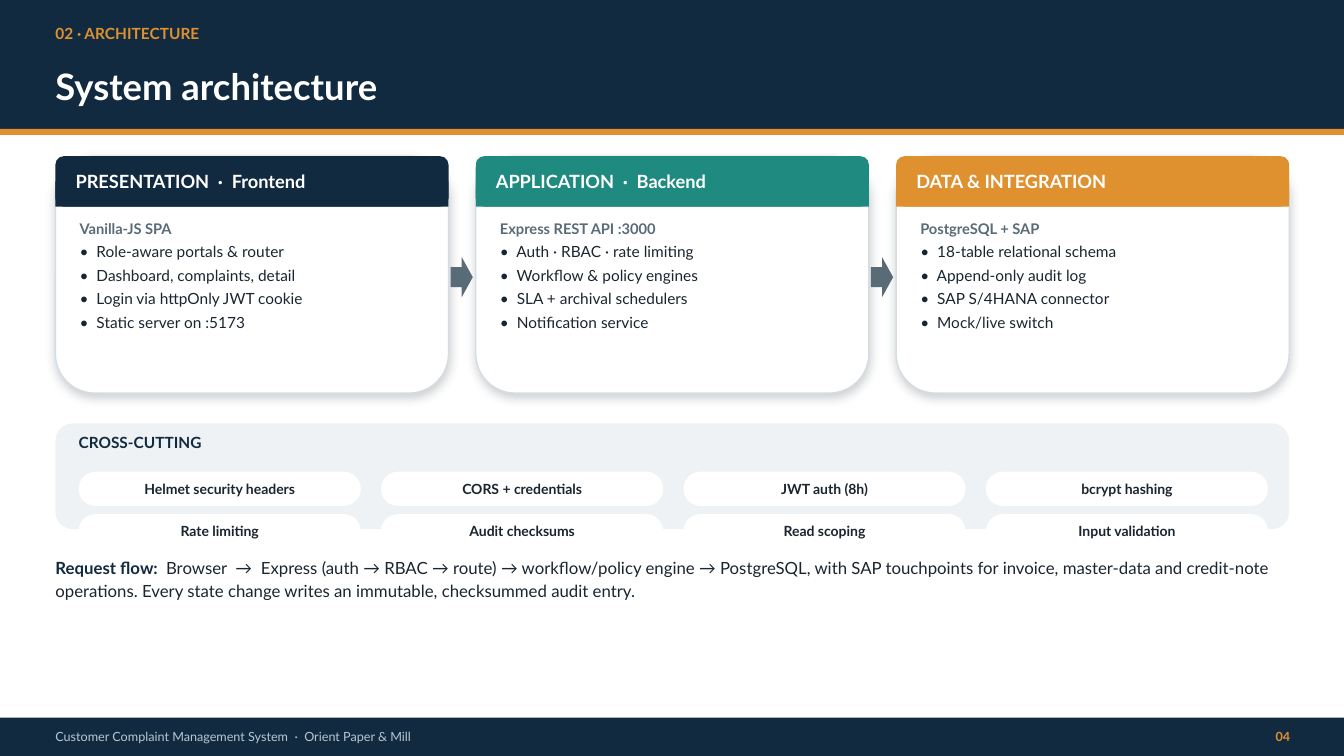
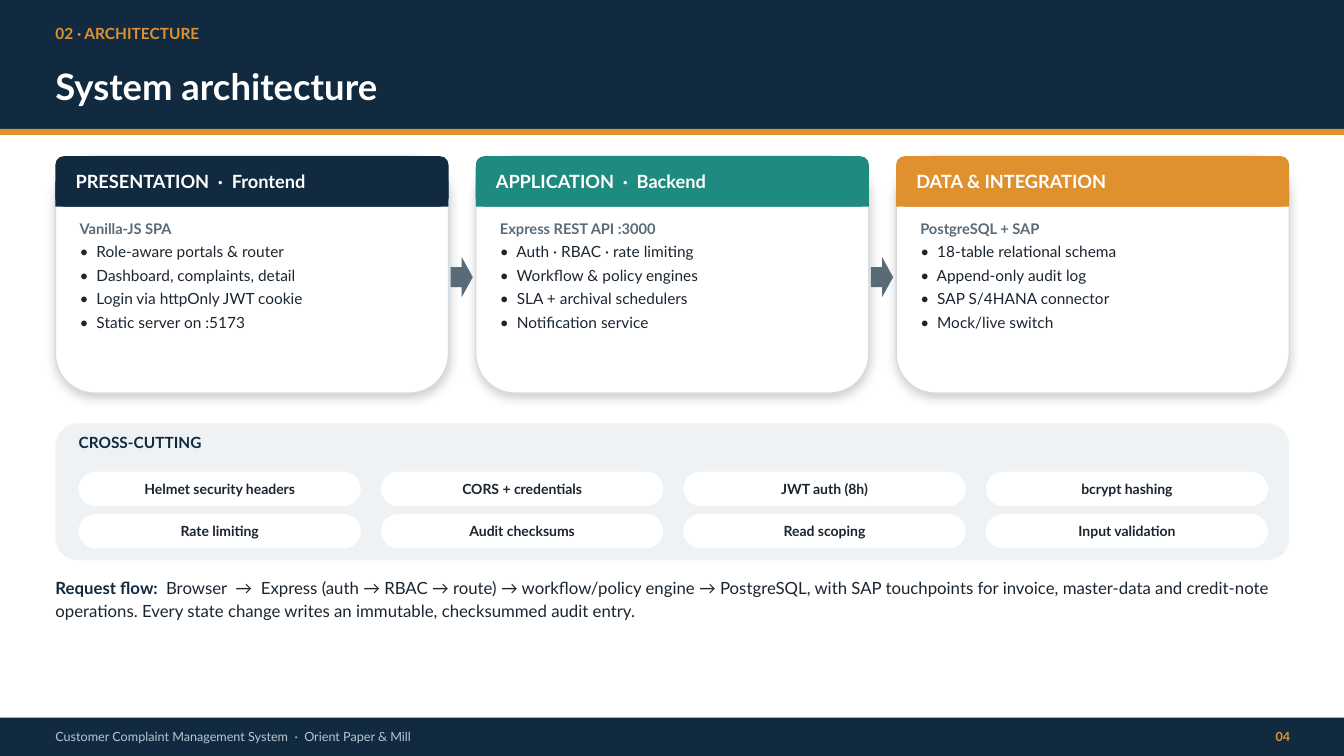
Before and after one commit to Keshavjain12/CCMS, a slide deck: slide 5 of CCMS-Presentation.pptx. Drawn at 1344x756 pixels with LibreOffice and Linux fonts; fonts in the diff are those of the drawing. Boxes give left, top, right and bottom in pixels: in the first picture for what was removed or moved away, otherwise in the second. Text is boxed around its words. In the diff, an @@ line names an element or a change of style, - is before the commit and + after.

Commit message:
Fix deck: contain overflowing rows on the Architecture & Security slides
The CROSS-CUTTING (Architecture) and DEFENCE IN DEPTH (Security) panels
were too short, so their second row of chips spilled out below the panel.
Extend both panels to enclose row 2, nudge the request-flow caption down,
and tighten two exception-path subtitles to one line.

```diff
--- a/CCMS-Presentation.pptx
+++ b/CCMS-Presentation.pptx
@@ rounded rectangle: place and size @@
-rounded rectangle at [55,423,1290,529]
+rounded rectangle at [55,423,1290,561]
@@ text "Request flow: Browser → Express ...": place and size @@
-text "Request flow: Browser → Express ..." at [55,561,1269,600]
+text "Request flow: Browser → Express ..." at [55,581,1269,620]
```
Also in this commit, not shown: 2 other slides changed.
